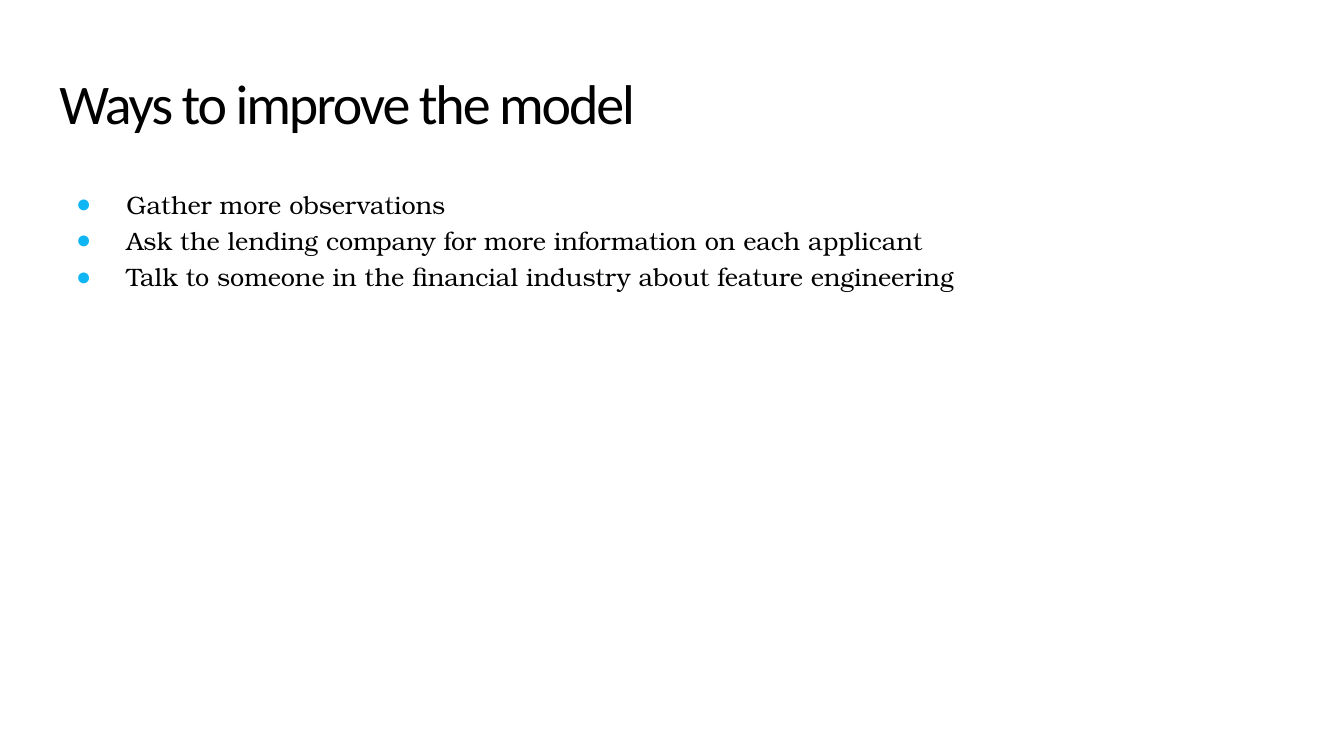
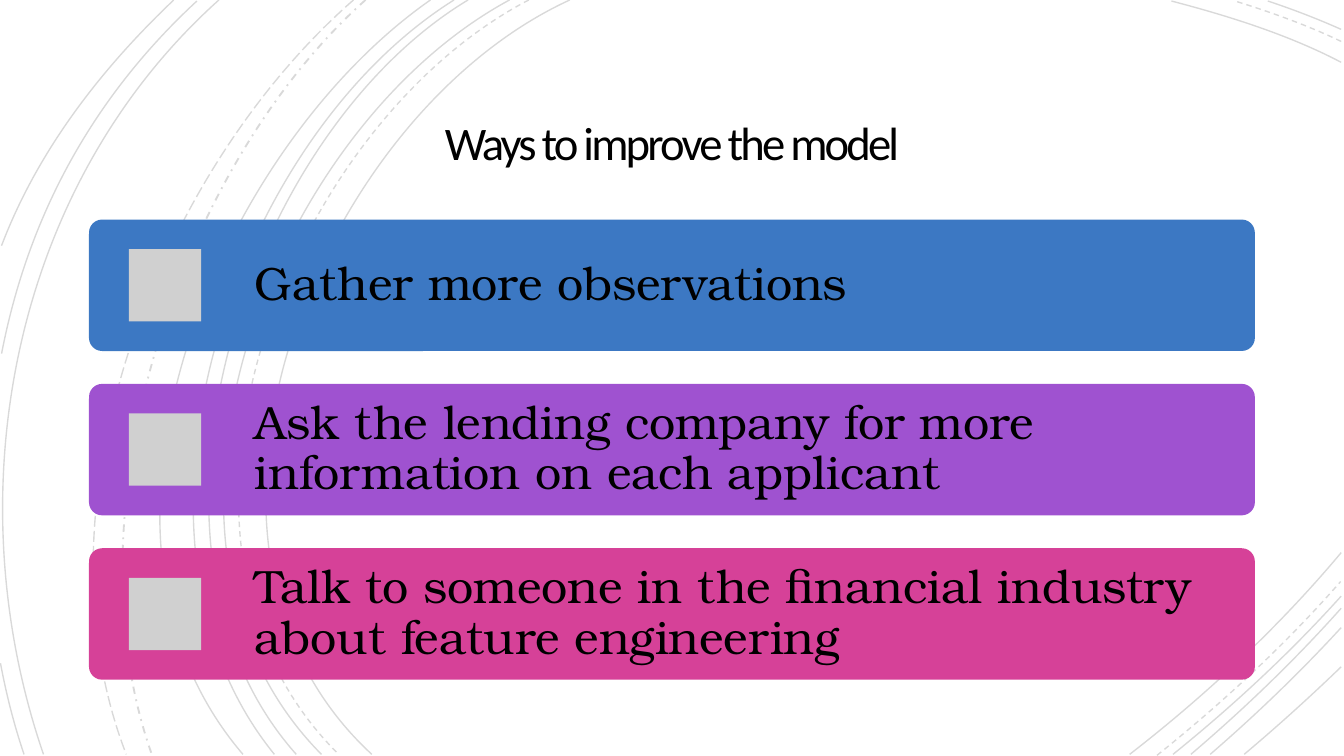
Before and after one commit to mathisme/ThinkfulSLCap, a slide deck: slide 18 of Capstone2.pptx (slide 19 before the commit). Drawn at 1344x756 pixels with LibreOffice and Linux fonts; fonts in the diff are those of the drawing; grey boxes stand for pictures. Boxes give left, top, right and bottom in pixels: in the first picture for what was removed or moved away, otherwise in the second. Text is boxed around its words. In the diff, an @@ line names an element or a change of style, - is before the commit and + after.

Commit message:
finished powerpoint

```diff
--- a/Capstone2.pptx
+++ b/Capstone2.pptx
@@ rectangle added at (0,0,1344,755), fill #FFFFFF @@
@@ group added at (0,0,1341,755): 21 freeform shapes @@
@@ group added at (0,0,1341,755): 21 freeform shapes @@
@@ title "Ways to improve the model": place and size @@
-title "Ways to improve the model" at (59,85,635,133)
+title "Ways to improve the model" at (445,127,899,168)
@@ title "Ways to improve the model" at (445,127,899,168): size 30 to 25 pt, letter spacing -1.1 to -1.5 pt; alignment left to centre; vertical alignment top to middle @@
@@ text removed at (126,196,954,292) @@
-● Gather more observations
-● Ask the lending company for more information on each applicant
-● Talk to someone in the financial industry about feature engineering
@@ group added at (89,219,1254,680): 3 rounded rectangles, 3 pictures, 3 texts @@
+Gather more observations
+Ask the lending company for more information on each applicant
+Talk to someone in the financial industry about feature engineering
```
Also in this commit, not shown: 8 other slides changed, 1 slide removed.
